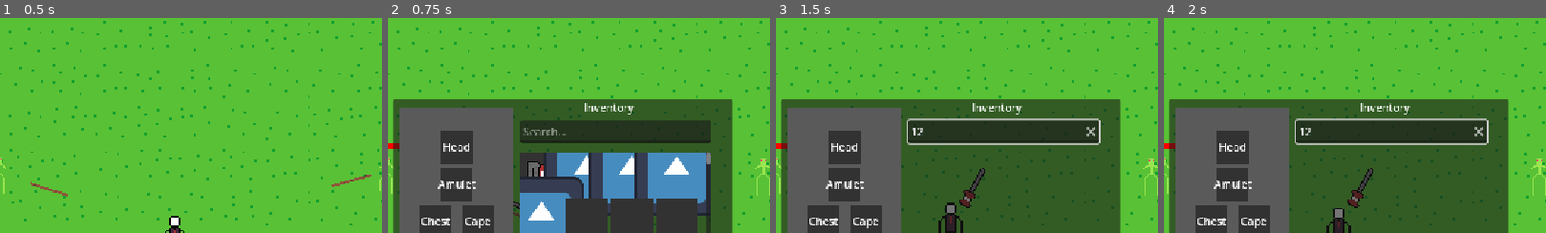
Above: before the commit, frames 1-4 (left to right).
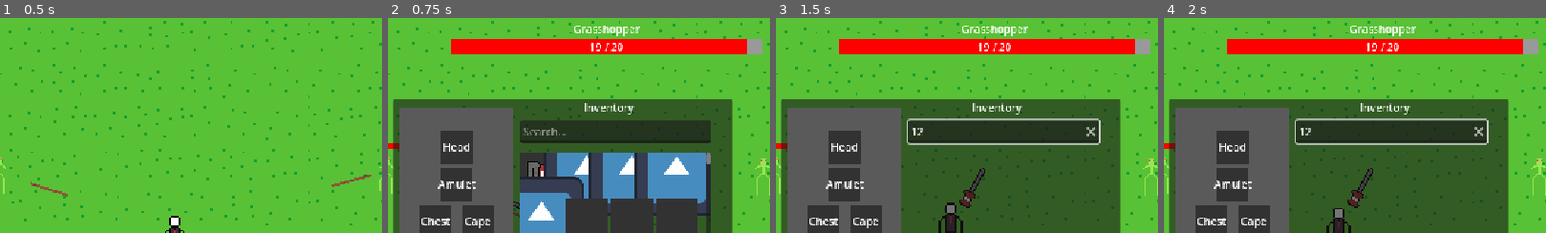
Above: after the commit, the same moments.

Repository: LavaWander/Slesh
Game: Godot game, scene res://world.tscn
Same seed, same stepped clock (60 frames per second), same inputs: the game is played once before the commit and once after it.
Inputs (mouse positions are % of the whole screen's width and height, from its top left):
- Up to frame 1 (0.5 s): no input
- Up to frame 2 (0.75 s): click (5, 8) at 0.5 s
- Up to frame 3 (1.5 s): click (57, 27) at 1.27 s; type "12" at 1.35 s
- Up to frame 4 (2 s): no input
The pictures show only the part of the screen within x 27-77%, y 1-51%; the shares and areas given below are measured in that part.

Frame 1 is identical in both runs. In frame 2, 6.2% of the frame differs, in the area x 16-98%, y 3-17%; in frame 3, 6.2%; in frame 4, 6.2%.

Commit message:
Add last hit enemy display on top of screen

Diff:
--- a/Game/components/attack_component.gd
+++ b/Game/components/attack_component.gd
@@ -8,6 +8,8 @@
 var instigator: Node = null
 var faction: String = ""
 var hit_targets: Array[Node] = []
+
+signal hit_landed(target: Node, health: HealthComponent, instigator: Node)
 
 
 func configure(new_damage: int, new_instigator: Node = null, new_faction: String = "") -> void:
@@ -36,6 +38,7 @@
 		return
 
 	health.take_damage(damage, instigator)
+	hit_landed.emit(target, health, instigator)
 
 	if hit_once_per_target:
 		hit_targets.append(target)
--- a/Game/enemies/grasshopper/enemy.gd
+++ b/Game/enemies/grasshopper/enemy.gd
@@ -9,6 +9,7 @@
 
 var faction = "enemy"
 
+@export var display_name: String = "Grasshopper"
 @onready var health: HealthComponent = $HealthComponent
 const ENEMY_HEALTH_BAR_SCENE := preload("res://ui/world/enemy_health_bar.tscn")
 @export var move_speed: float = 80.0
--- a/Game/player/player.gd
+++ b/Game/player/player.gd
@@ -4,6 +4,7 @@
 var speed = base_speed
 
 var faction = "player"
+signal last_enemy_hit(target: Node, health: HealthComponent)
 
 func _physics_process(_delta):
 	if UIState.block_game_input:
@@ -53,3 +54,9 @@
 			inventory.add_item(item, 1)
 
 	add_to_group("player")
+
+func register_hit_target(target: Node, health: HealthComponent, instigator: Node) -> void:
+	if instigator != self:
+		return
+
+	last_enemy_hit.emit(target, health)
--- a/Game/sword/slash/slash.gd
+++ b/Game/sword/slash/slash.gd
@@ -31,6 +31,9 @@
 
 	attack.configure(damage, instigator, faction)
 
+	if not attack.hit_landed.is_connected(_on_hit_landed):
+		attack.hit_landed.connect(_on_hit_landed)
+
 	$Area2D.body_entered.connect(_on_body_entered)
 
 func _process(delta):
@@ -44,3 +47,7 @@
 
 func _on_body_entered(body):
 	attack.try_hit(body)
+
+func _on_hit_landed(target: Node, health: HealthComponent, instigator: Node) -> void:
+	if instigator != null and instigator.has_method("register_hit_target"):
+		instigator.register_hit_target(target, health, instigator)
--- a/Game/sword/thrust/thrust.gd
+++ b/Game/sword/thrust/thrust.gd
@@ -42,6 +42,10 @@
 	sprite.play("default")
 
 	attack.configure(damage, instigator, faction)
+
+	if not attack.hit_landed.is_connected(_on_hit_landed):
+		attack.hit_landed.connect(_on_hit_landed)
+
 	area.body_entered.connect(_on_body_entered)
 
 func _process(delta):
@@ -71,3 +75,7 @@
 
 	rect.size.x = base_collision_size.x + extra_back_reach_local
 	collision_shape.position.x = base_collision_position.x - extra_back_reach_local * 0.5
+
+func _on_hit_landed(target: Node, health: HealthComponent, instigator: Node) -> void:
+	if instigator != null and instigator.has_method("register_hit_target"):
+		instigator.register_hit_target(target, health, instigator)
--- a/Game/ui/hud/hud.gd
+++ b/Game/ui/hud/hud.gd
@@ -11,14 +11,25 @@
 @onready var inventory_button: Button = $InventoryButton/Button
 @onready var stats_button: Button = $StatsButton/Button
 
+@onready var last_hit_enemy_ui: Control = $LastHitEnemyUI
+@onready var enemy_health_bar: ProgressBar = $LastHitEnemyUI/EnemyHealthBar
+@onready var enemy_name_label: Label = $LastHitEnemyUI/VBoxContainer/EnemyNameLabel
+@onready var enemy_health_label: Label = $LastHitEnemyUI/VBoxContainer/EnemyHealthLabel
+
+var tracked_enemy: Node = null
+var tracked_enemy_health: HealthComponent = null
+
 var player: Node = null
 var health: HealthComponent = null
 
 
 func _ready() -> void:
 	_find_player()
+	_connect_last_hit_signal()
 	_connect_health()
 	_refresh_health_display()
+
+	last_hit_enemy_ui.visible = false
 
 	inventory_button.pressed.connect(_on_inventory_button_pressed)
 	stats_button.pressed.connect(_on_stats_button_pressed)
@@ -29,6 +40,18 @@
 		player = get_node_or_null(player_path)
 	else:
 		player = get_tree().get_first_node_in_group("player")
+
+
+func _connect_last_hit_signal() -> void:
+	if player == null:
+		return
+
+	if not player.has_signal("last_enemy_hit"):
+		push_warning("HUD could not find player signal 'last_enemy_hit'.")
+		return
+
+	if not player.last_enemy_hit.is_connected(_on_last_enemy_hit):
+		player.last_enemy_hit.connect(_on_last_enemy_hit)
 
 
 func _connect_health() -> void:
@@ -62,6 +85,76 @@
 	health_label.text = "HP: %d / %d" % [current, max_health]
 
 
+func _on_last_enemy_hit(target: Node, health_component: HealthComponent) -> void:
+	if tracked_enemy == target and tracked_enemy_health == health_component:
+		_update_tracked_enemy_display(health_component.current_health, health_component.max_health)
+		return
+
+	_clear_tracked_enemy_connections()
+
+	tracked_enemy = target
+	tracked_enemy_health = health_component
+
+	if tracked_enemy_health == null:
+		last_hit_enemy_ui.visible = false
+		return
+
+	if not tracked_enemy_health.health_changed.is_connected(_on_tracked_enemy_health_changed):
+		tracked_enemy_health.health_changed.connect(_on_tracked_enemy_health_changed)
+
+	if not tracked_enemy_health.died.is_connected(_on_tracked_enemy_died):
+		tracked_enemy_health.died.connect(_on_tracked_enemy_died)
+
+	_update_tracked_enemy_display(tracked_enemy_health.current_health, tracked_enemy_health.max_health)
+
+
+func _on_tracked_enemy_health_changed(current: int, max_health: int) -> void:
+	_update_tracked_enemy_display(current, max_health)
+
+
+func _on_tracked_enemy_died(_source: Node) -> void:
+	_clear_tracked_enemy_connections()
+	tracked_enemy = null
+	tracked_enemy_health = null
+	last_hit_enemy_ui.visible = false
+	enemy_name_label.text = ""
+	enemy_health_label.text = ""
+
+
+func _clear_tracked_enemy_connections() -> void:
+	if tracked_enemy_health == null:
+		return
+
+	if tracked_enemy_health.health_changed.is_connected(_on_tracked_enemy_health_changed):
+		tracked_enemy_health.health_changed.disconnect(_on_tracked_enemy_health_changed)
+
+	if tracked_enemy_health.died.is_connected(_on_tracked_enemy_died):
+		tracked_enemy_health.died.disconnect(_on_tracked_enemy_died)
+
+
+func _update_tracked_enemy_display(current: int, max_health: int) -> void:
+	enemy_health_bar.max_value = max_health
+	enemy_health_bar.value = current
+	enemy_health_label.text = "%d / %d" % [current, max_health]
+
+	if tracked_enemy != null:
+		enemy_name_label.text = _get_enemy_display_name(tracked_enemy)
+	else:
+		enemy_name_label.text = ""
+
+	last_hit_enemy_ui.visible = current > 0
+
+
+func _get_enemy_display_name(enemy: Node) -> String:
+	if enemy == null:
+		return ""
+
+	if "display_name" in enemy:
+		return String(enemy.display_name)
+
+	return enemy.name
+
+
 func _input(event: InputEvent) -> void:
 	if event.is_action_pressed("inventory_toggle"):
 		if UIState.block_game_input:
@@ -80,5 +173,6 @@
 func _on_inventory_button_pressed() -> void:
 	inventory_toggle_requested.emit()
 
+
 func _on_stats_button_pressed() -> void:
 	stats_toggle_requested.emit()
--- a/Game/ui/hud/hud.tscn
+++ b/Game/ui/hud/hud.tscn
@@ -109,3 +109,51 @@
 text = "Stats (C)"
 horizontal_alignment = 1
 vertical_alignment = 1
+
+[node name="LastHitEnemyUI" type="Control" parent="." unique_id=1761013163]
+layout_mode = 1
+anchor_left = 0.35500002
+anchor_top = 0.015000001
+anchor_right = 0.76000005
+anchor_bottom = 0.1
+offset_left = 0.039978027
+offset_top = 0.27999973
+offset_right = 0.47991943
+offset_bottom = -4.800003
+
+[node name="EnemyHealthBar" type="ProgressBar" parent="LastHitEnemyUI" unique_id=1875030444]
+layout_mode = 1
+anchors_preset = -1
+anchor_top = 0.49100003
+anchor_right = 1.0
+anchor_bottom = 0.90900004
+offset_top = 2.4500008
+offset_bottom = 4.549999
+grow_horizontal = 2
+grow_vertical = 2
+theme_override_styles/background = SubResource("StyleBoxFlat_4d6w6")
+theme_override_styles/fill = SubResource("StyleBoxFlat_xmswo")
+value = 100.0
+show_percentage = false
+
+[node name="VBoxContainer" type="VBoxContainer" parent="LastHitEnemyUI" unique_id=1178881597]
+layout_mode = 1
+anchors_preset = 15
+anchor_right = 1.0
+anchor_bottom = 1.0
+grow_horizontal = 2
+grow_vertical = 2
+
+[node name="EnemyNameLabel" type="Label" parent="LastHitEnemyUI/VBoxContainer" unique_id=1650251441]
+z_index = 1
+layout_mode = 2
+text = "Grasshopper"
+horizontal_alignment = 1
+vertical_alignment = 1
+
+[node name="EnemyHealthLabel" type="Label" parent="LastHitEnemyUI/VBoxContainer" unique_id=338775355]
+z_index = 1
+layout_mode = 2
+text = "0 / 0"
+horizontal_alignment = 1
+vertical_alignment = 1
Not shown, changed: Notes.txt
